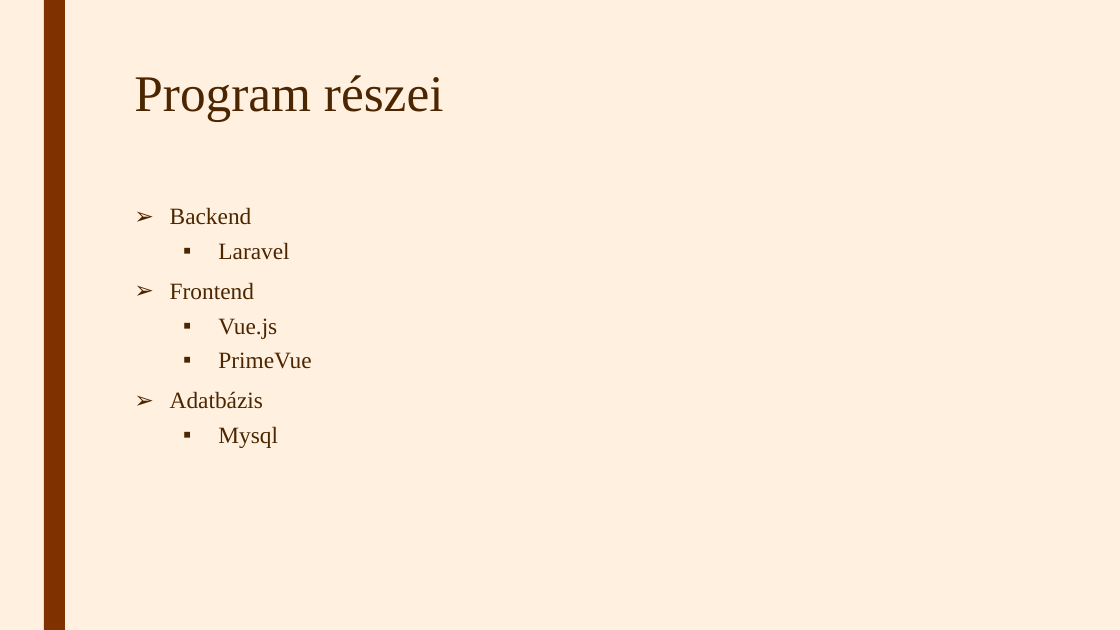
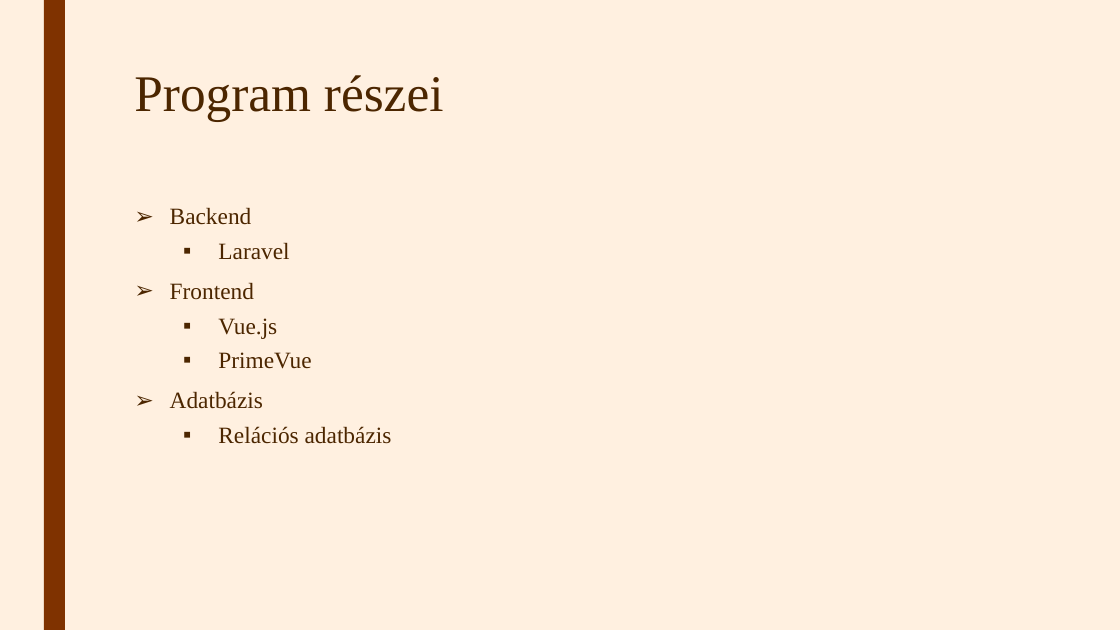
Before and after one commit to TothpalIstvano/13_S1_4_vizsgaremek, a slide deck: slide 4 of Fájlok/Bemutató.pptx. Drawn at 1120x630 pixels with LibreOffice and Linux fonts; fonts in the diff are those of the drawing. Boxes give left, top, right and bottom in pixels: in the first picture for what was removed or moved away, otherwise in the second. Text is boxed around its words. In the diff, an @@ line names an element or a change of style, - is before the commit and + after.

```diff
--- a/Fájlok/Bemutató.pptx
+++ b/Fájlok/Bemutató.pptx
@@ text at bbox=[218, 426, 392, 444]: text changed @@
-  ▪ Mysql
+  ▪ Relációs adatbázis
```
Also in this commit, not shown: 3 other files.
